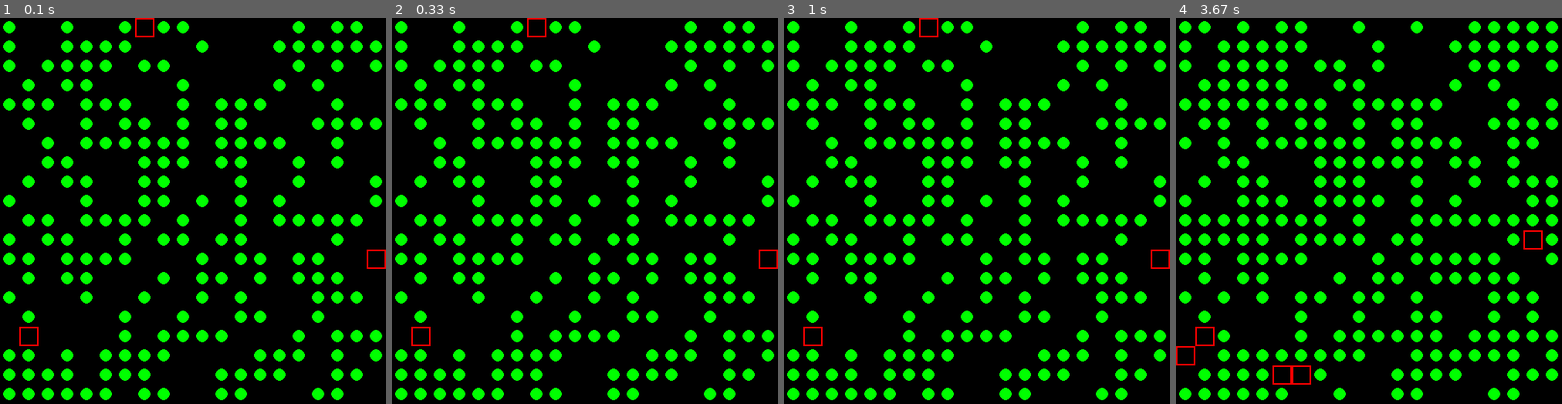
Above: before the commit, frames 1-4 (left to right).
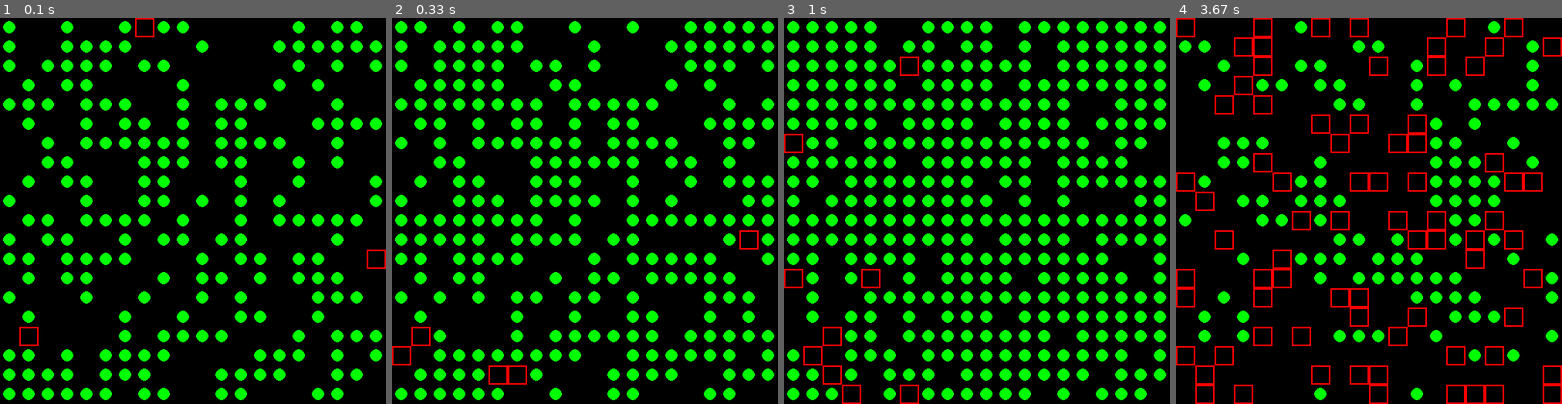
Above: after the commit, the same moments.

Repository: mill275us/Genetic
Game: pygame game, started from genetic.py
The game is run twice, just before and just after one commit, with the same random seed, the same clock (stepped at 60 frames per second) and the same inputs.
Inputs:
- Up to frame 1 (0.1 s): no input
- Up to frame 2 (0.33 s): no input
- Up to frame 3 (1 s): no input
- Up to frame 4 (3.67 s): no input

Frame 1 is identical in both runs. In frame 2, 5.0% of the frame differs, in the area x 0-100%, y 0-99%; in frame 3, 12%; in frame 4, 23%, in the area x 0-100%, y 0-100%.

Commit message:
Max food issue fixed

Diff:
--- a/Utils/field.py
+++ b/Utils/field.py
@@ -4,6 +4,7 @@
     def __init__(self, grid_size: int, starting_food: int) -> None:
         self.grid_size = grid_size
         self.food = starting_food
+        self.cell_count = (grid_size + 1) ** 2
 
         # TAdd 1 to correct for zero base
         self.field = np.zeros((self.grid_size+1, self.grid_size+1), dtype=int)
@@ -14,6 +15,8 @@
         print(message + "     >> Food at {}, {} eaten".format(x, y))
 
     def addFood(self, amount_to_add):
+        if (self.field.sum() + amount_to_add) > self.cell_count:
+            amount_to_add = 0
         i = 0
         while i < amount_to_add:
             x = np.random.randint(self.grid_size + 1)
--- a/errors.txt
+++ /dev/null
@@ -1,3 +0,0 @@
-Looks like at cycle 7 when bug 1 reproduces it is dropped from the bot list and replaced with 2 references to bug 4 - bug 4 then moves twice in cycle 8
-
-In cycle 10 - bug 4 then splits and a new 5 shows up twice
--- a/genetic.py
+++ b/genetic.py
@@ -91,5 +91,5 @@
     # Display board
     pygame.display.update()
     print("-> Food at end of turn {}\n".format(field.field.sum()))
-    clock.tick(1)
+    clock.tick(10)
     cycle_coounter += 1
--- a/next steps.txt
+++ b/next steps.txt
@@ -1,8 +1,5 @@
 Next Steps
 
-Create a GitHub Repository for this (Also for the fractal program)
-Add more than one bot
-Add index so each bot can be seen as a letter on the field
-Check if bots are still alive and remove
-Add reproduction / mitosis to the bots
-Add pygame harness to visualize the action
+Add a status display so you can see how many bugs
+Restore different colors for different bug
+Test if adding too much food still locks things up
Not shown, added: .gitignore
